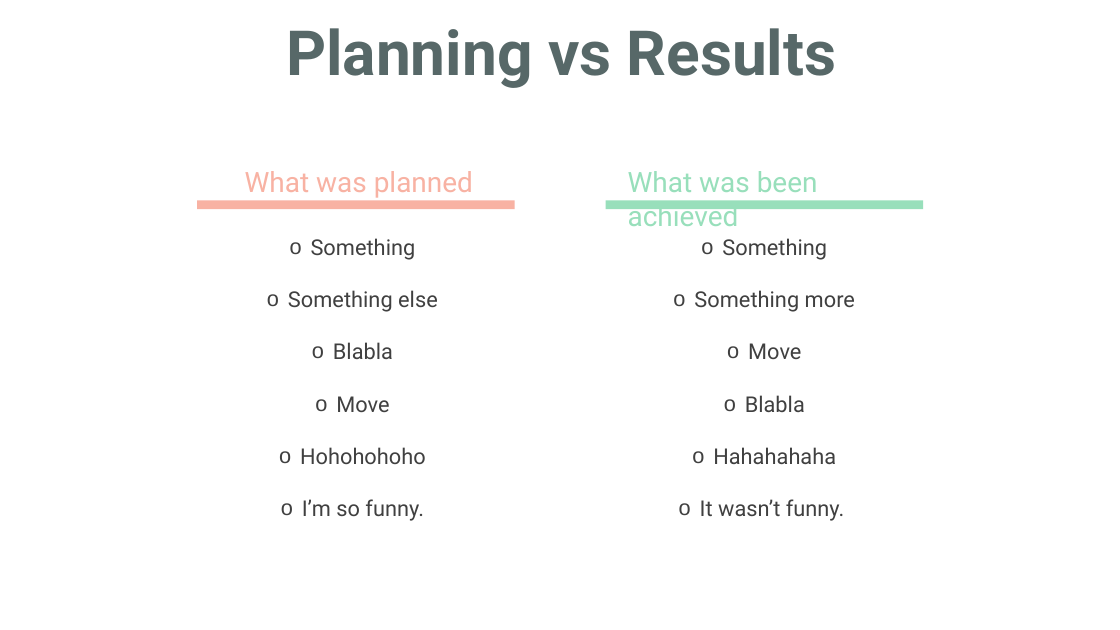
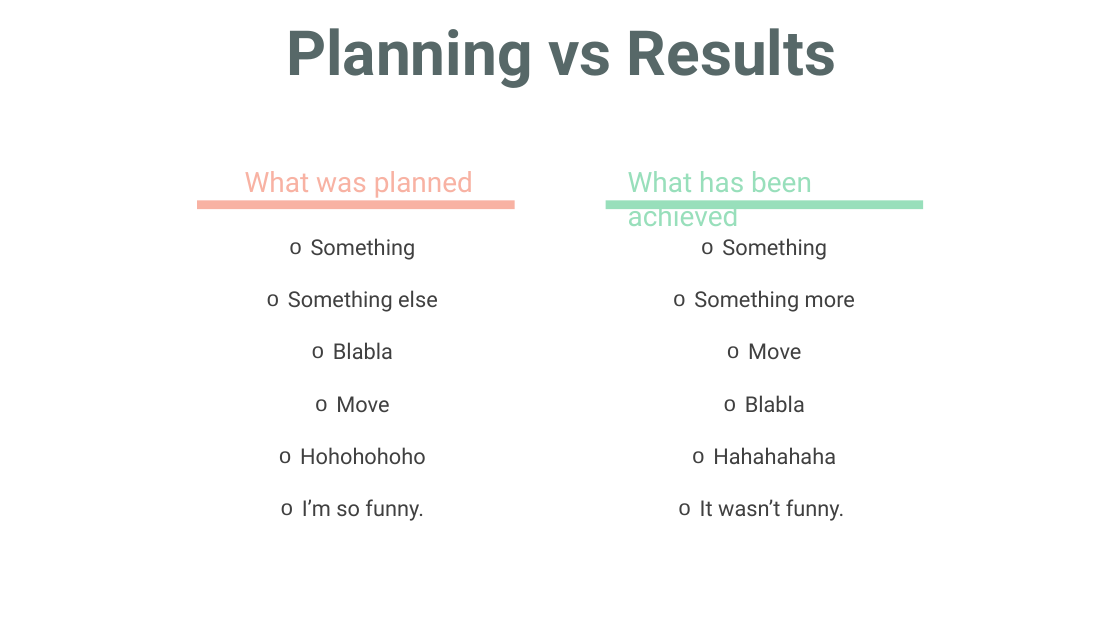
Before and after one commit to AmandineBenza/BlablaMove, a slide deck: slide 14 of src/main/resources/Presentations/BlablaMove_OralDefense.pptx (slide 12 before the commit). Drawn at 1120x630 pixels with LibreOffice and Linux fonts; fonts in the diff are those of the drawing; background and template pictures are left out. Boxes give left, top, right and bottom in pixels: in the first picture for what was removed or moved away, otherwise in the second. Text is boxed around its words. In the diff, an @@ line names an element or a change of style, - is before the commit and + after.

```diff
--- a/src/main/resources/Presentations/BlablaMove_OralDefense.pptx
+++ b/src/main/resources/Presentations/BlablaMove_OralDefense.pptx
@@ text at <box>628,171,812,226</box>: text changed @@
-What was been achieved
+What has been achieved
```
Also in this commit, not shown: 9 other slides changed, 2 slides added.
